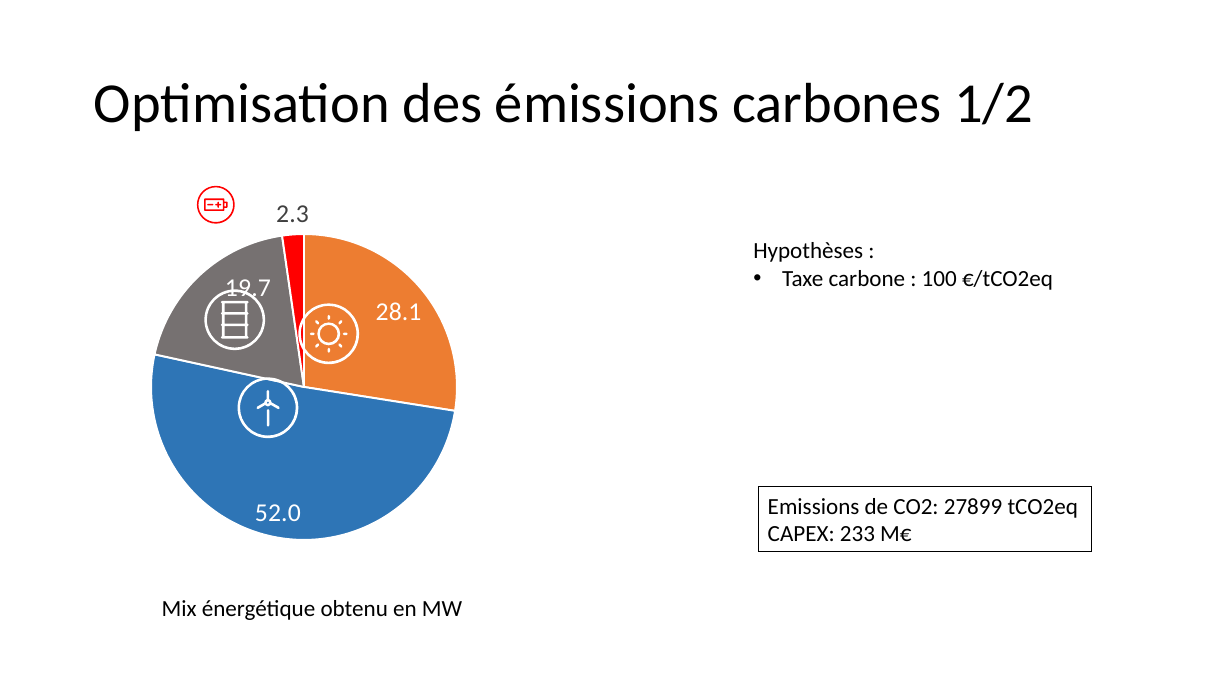
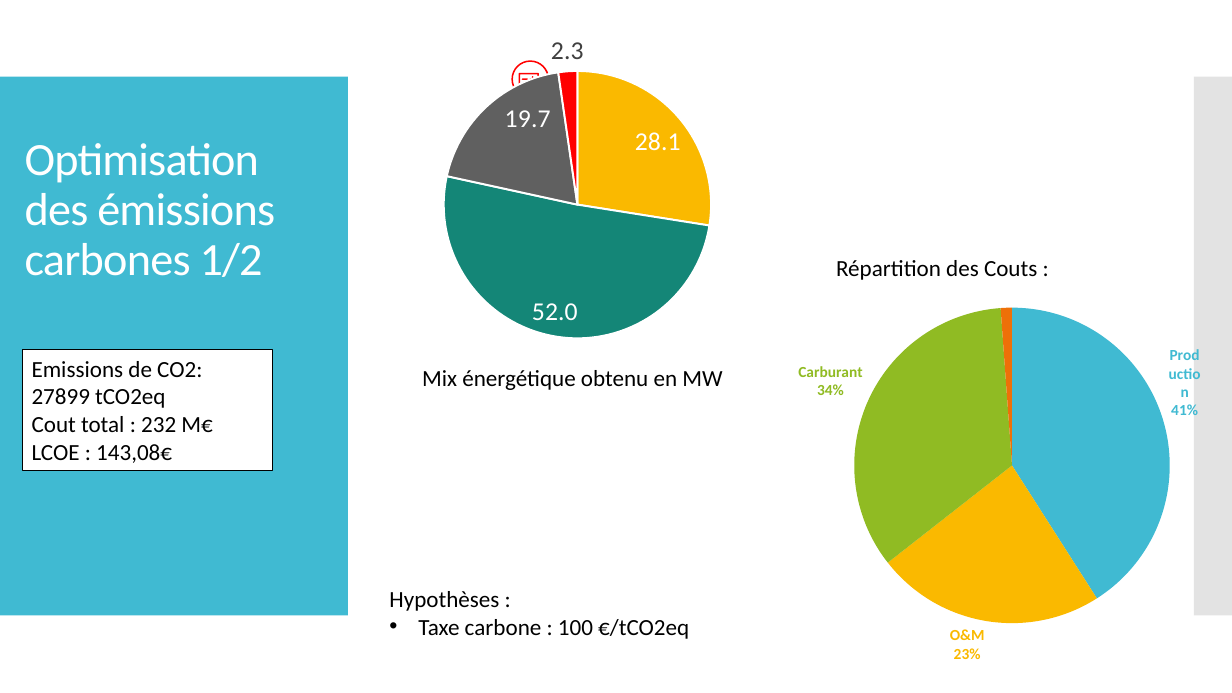
Before and after one commit to cledat/Projet-EA314, a slide deck: slide 5 of rapport.pptx (slide 6 before the commit). Drawn at 1232x693 pixels with LibreOffice and Linux fonts; fonts in the diff are those of the drawing. Boxes give left, top, right and bottom in pixels: in the first picture for what was removed or moved away, otherwise in the second. Text is boxed around its words. In the diff, an @@ line names an element or a change of style, - is before the commit and + after.

```diff
--- a/rapport.pptx
+++ b/rapport.pptx
@@ title "Optimisation des émissions carbones 1/2": place and size @@
-title "Optimisation des émissions carbones 1/2" at [94, 82, 1033, 131]
+title "Optimisation des émissions carbones 1/2" at [25, 143, 275, 277]
@@ title "Optimisation des émissions carbones 1/2" at [25, 143, 275, 277]: size 44 to 36 pt, text colour #000000 to #FFFFFF, letter spacing 0 to -0.6 pt @@
@@ pie chart at [392, 8, 782, 366] @@
@@ colours of single points changed @@
@@ plot area changed @@
@@ pie chart: place and size @@
-pie chart at [77, 184, 506, 553]
+pie chart at [392, 8, 782, 366]
@@ rectangle added at [0, 77, 348, 616], fill #40BAD2 @@
@@ freeform shape: place and size @@
-freeform shape at [197, 186, 235, 224]
+freeform shape at [512, 60, 550, 98]
@@ freeform shape: place and size @@
-freeform shape at [204, 199, 228, 212]
+freeform shape at [518, 73, 543, 86]
@@ rectangle added at [1194, 77, 1232, 616], fill #C8C8C8 at 50% opacity @@
@@ text added at [836, 260, 1037, 280], 18 pt, text #000000 @@
+Répartition des Couts :
@@ freeform shape removed at [204, 289, 265, 350] @@
@@ pie chart added at [770, 277, 1232, 685] @@
+categories: Production, O&M, Carburant, Unserved energy
+Series 1: 41, 23, 34, 1
@@ freeform shape removed at [221, 301, 249, 339] @@
@@ rectangle "Emissions de CO2: 27899 tCO2eq": place and size @@
-rectangle "Emissions de CO2: 27899 tCO2eq" at [759, 486, 1092, 552]
+rectangle "Emissions de CO2: 27899 tCO2eq" at [22, 349, 272, 470]
@@ rectangle "Emissions de CO2: 27899 tCO2eq" at [22, 349, 272, 470]: outline #000000 1 pt to #000000 0.85 pt @@
@@ group removed at [299, 303, 360, 364]: 10 freeform shapes @@
@@ text "Mix énergétique obtenu en MW": place and size @@
-text "Mix énergétique obtenu en MW" at [162, 600, 462, 620]
+text "Mix énergétique obtenu en MW" at [422, 370, 722, 390]
@@ freeform shape removed at [238, 377, 299, 438] @@
@@ text in rectangle at [32, 416, 212, 463]: text changed @@
-CAPEX: 233 M€
+Cout total : 232 M€
+LCOE : 143,08€
@@ freeform shape removed at [256, 390, 280, 409] @@
@@ freeform shape removed at [267, 409, 270, 427] @@
@@ text "Hypothèses :": place and size @@
-text "Hypothèses :" at [753, 242, 1053, 290]
+text "Hypothèses :" at [389, 591, 689, 639]
```
Also in this commit, not shown: 16 other slides changed, 3 slides removed, 1 other file.
